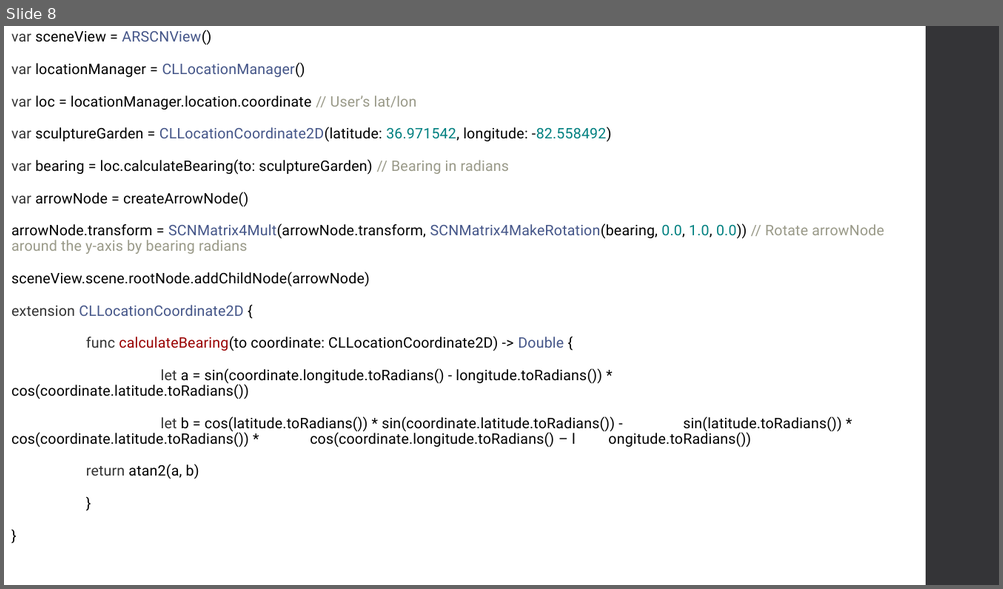
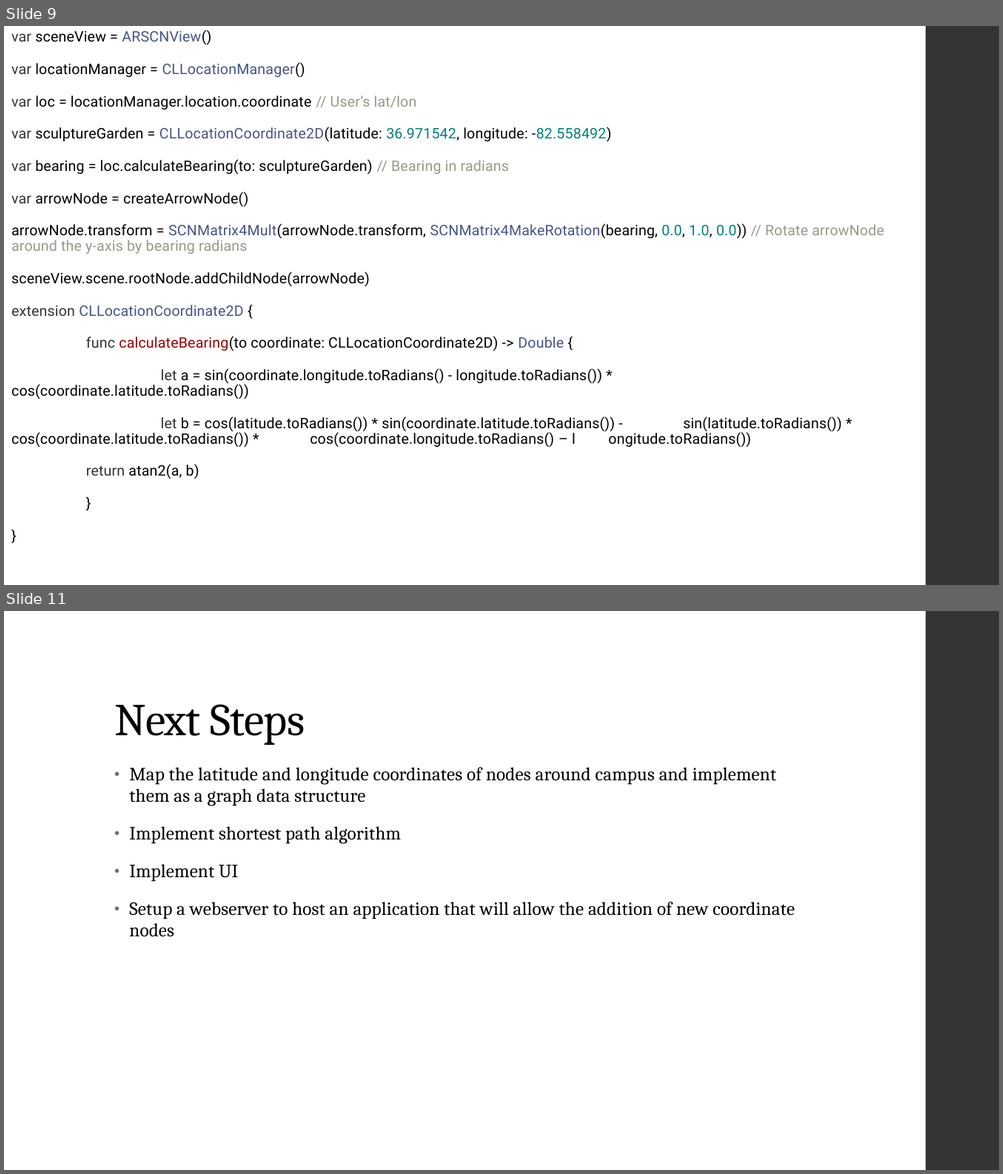
Before and after one commit to NickSet/swe-capstone, a slide deck: presentation.pptx. Shown one above the other, each under a label of ours: slide 8 before the commit, slides 9 and 11 after it; the slides between them are not shown. The pictures are 1003x589 and 1003x1174 pixels, drawn with LibreOffice and Linux fonts; fonts in the diff are those of the drawing. Boxes give left, top, right and bottom in pixels: in the first picture for what was removed or moved away, otherwise in the second. Text is boxed around its words. In the diff, an @@ line names an element or a change of style, - is before the commit and + after.

```diff
--- a/presentation.pptx
+++ b/presentation.pptx
@@ slide 11 added at [4, 611, 999, 1170], background #FFFFFF; not listed: 1 template element that a slide beside it also shows @@
@@ title added at [114, 704, 304, 745], 44 pt, text #000000 @@
+Next Steps
@@ text added at [129, 767, 794, 937], 18 pt, text #000000 @@
+• Map the latitude and longitude coordinates of nodes around campus and implement them as a graph data structure
+• Implement shortest path algorithm
+• Implement UI
+• Setup a webserver to host an application that will allow the addition of new coordinate nodes
@@ what was slide 8 is now slide 9 @@
```
Also in this commit, not shown: 2 slides changed, 1 other slide added, 1 other file.
